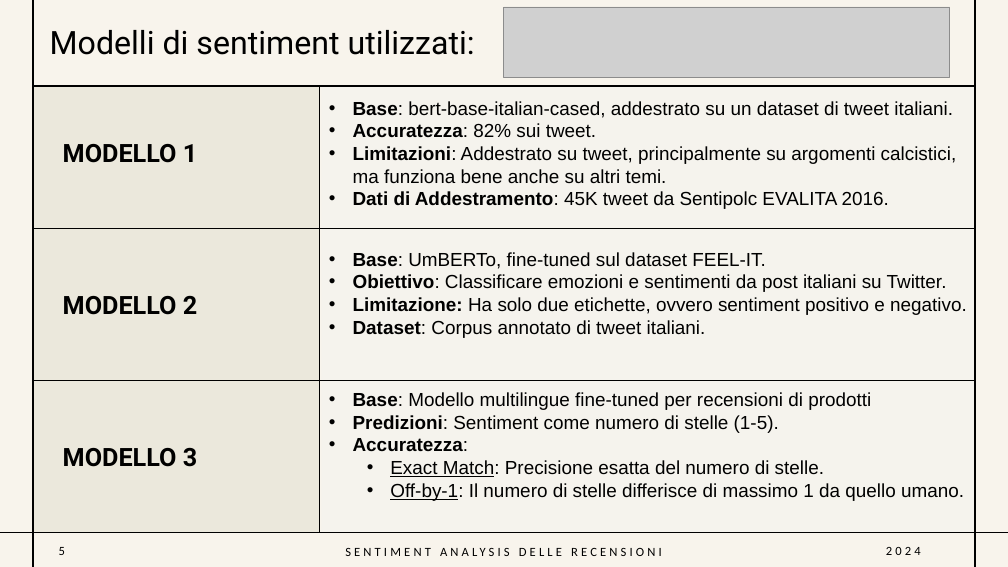
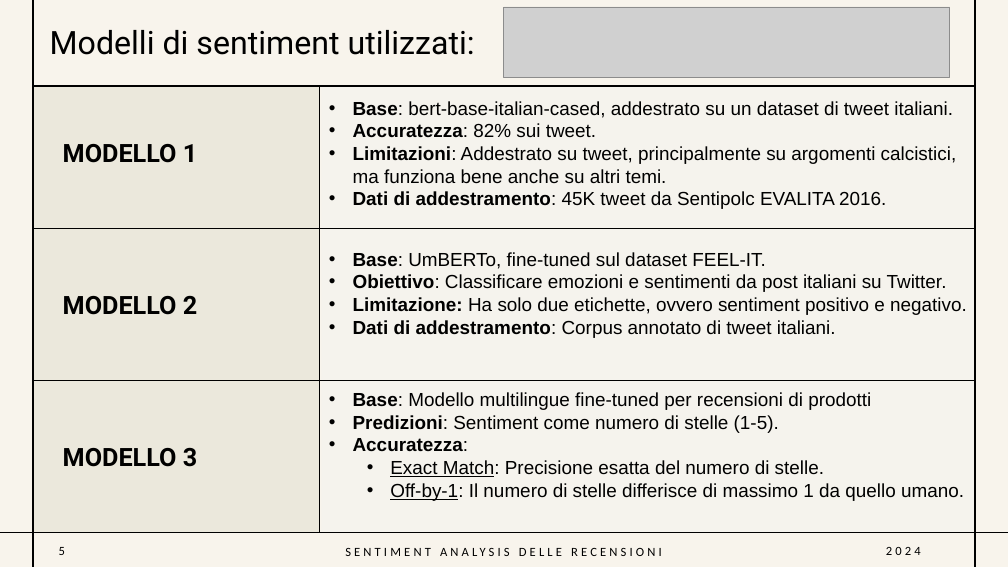
Before and after one commit to frapule20/PROJECTS, a slide deck: slide 5 of RASTA/SENTIMENT ANALYSIS delle recensioni.pptx. Drawn at 1008x567 pixels with LibreOffice and Linux fonts; fonts in the diff are those of the drawing; grey boxes stand for pictures. Boxes give left, top, right and bottom in pixels: in the first picture for what was removed or moved away, otherwise in the second. Text is boxed around its words. In the diff, an @@ line names an element or a change of style, - is before the commit and + after.

```diff
--- a/RASTA/SENTIMENT ANALYSIS delle recensioni.pptx
+++ b/RASTA/SENTIMENT ANALYSIS delle recensioni.pptx
@@ text at [353, 191, 886, 209]: text changed @@
-• Dati di Addestramento: 45K tweet da Sentipolc EVALITA 2016.
+• Dati di addestramento: 45K tweet da Sentipolc EVALITA 2016.
@@ text at [353, 320, 836, 338]: text changed @@
-• Dataset: Corpus annotato di tweet italiani.
+• Dati di addestramento: Corpus annotato di tweet italiani.
```
Also in this commit, not shown: 31 other files.
